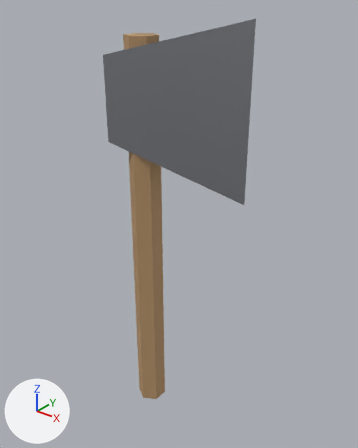
Renders of the glTF model assets/models/buildings/tool_axe.glb from each side of a commit.
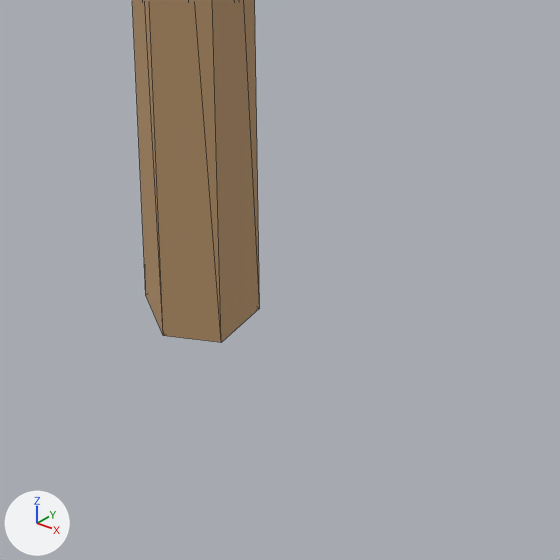
Each version is shown whole from a camera (50 mm lens) standing at (0.551, -0.596, 0.571) and looking at (0.053, 0.026, 0.185), then close up on the part from 30% to 65% of the width and 72% to 100% of the height. Every picture has the same lights, and +X, +Y and +Z are marked at lower left. The first two pictures are the older version. The close-ups show mesh edges as thin lines. Vertices at exactly the same position are counted once.

The first close-up shows 'Tool'.
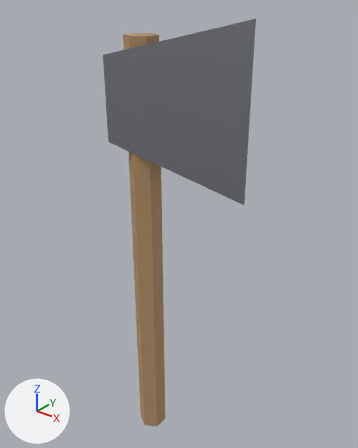
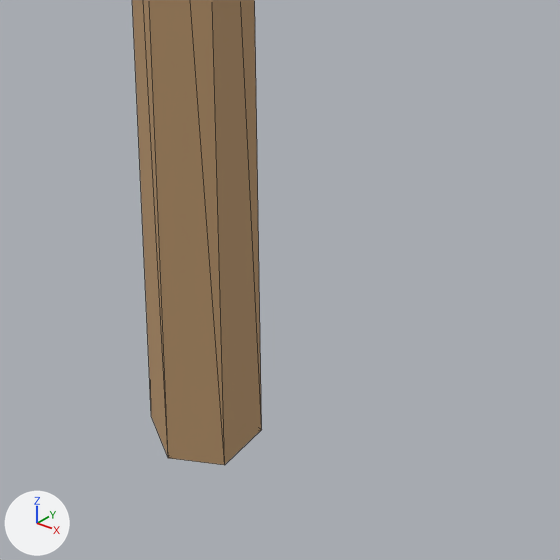
Location of each change, [x1, y1, x2, y2] in pixels of the close-ups (560 x 560 px):
```json
{"object": "Tool", "change": "reshaped", "before": [132, 0, 260, 342], "after": [132, 0, 262, 465]}
```

The change, as JSON lines over the scene's bpy script:
```json
{"block": "me_tool", "where": "# used by ob_tool; location = (0.0, 0.0, 0.0)"}
{"block": "me_tool", "where": "# before: 0 (0.0, 0.028, -0.22), 2 (0.024, 0.014, -0.22) at pixel (259, 308), 4 (0.024, -0.014, -0.22) at pixel (221, 342), 6 (0.0, -0.028, -0.22) at pixel (163, 335), 8 (-0.024, -0.014, -0.22) at pixel (145, 295)"}
{"block": "me_tool", "where": "# before: 10 (-0.024, 0.014, -0.22)"}
{"op": "remove", "block": "me_tool", "code": "me_tool.from_pydata(...)  # 18 vertices, 28 faces; spans x -0.05..0.2, y -0.035..0.035, z -0.22..0.53"}
{"op": "add", "block": "me_tool", "code": "me_tool.from_pydata(...)  # 18 vertices, 28 faces; spans x -0.05..0.2, y -0.035..0.035, z -0.3..0.53"}
{"block": "me_tool", "change": "me_tool part 1"}
{"op": "add", "block": "me_tool", "code": "for i in [0, 2, 4, 6, 8, 10]: me_tool.vertices[i].co += Vector((0.0, 0.0, -0.08))"}
```
